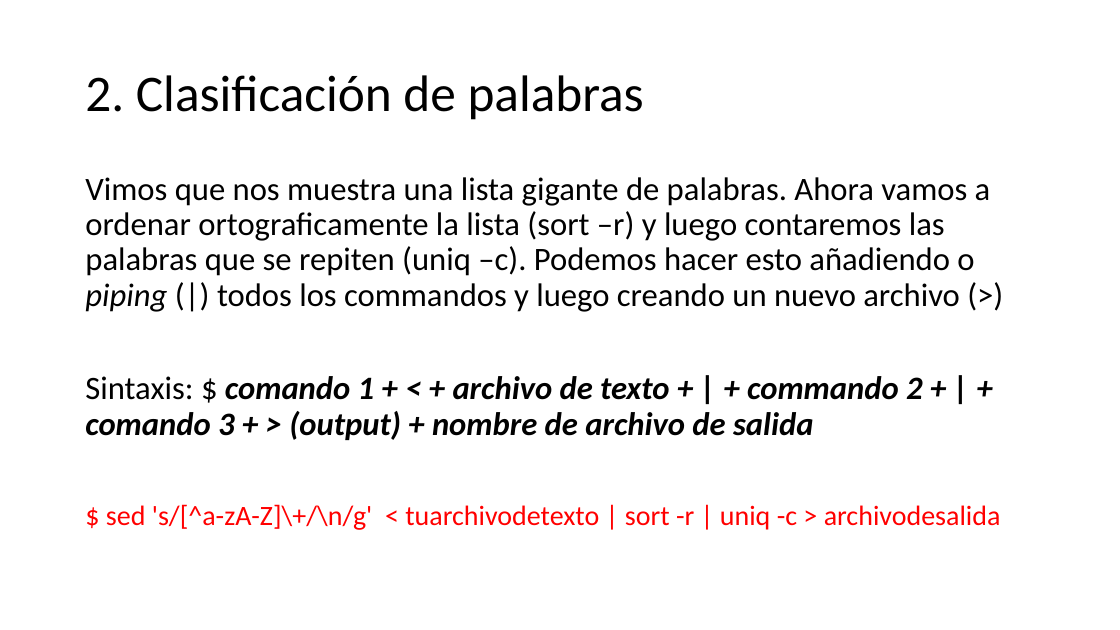
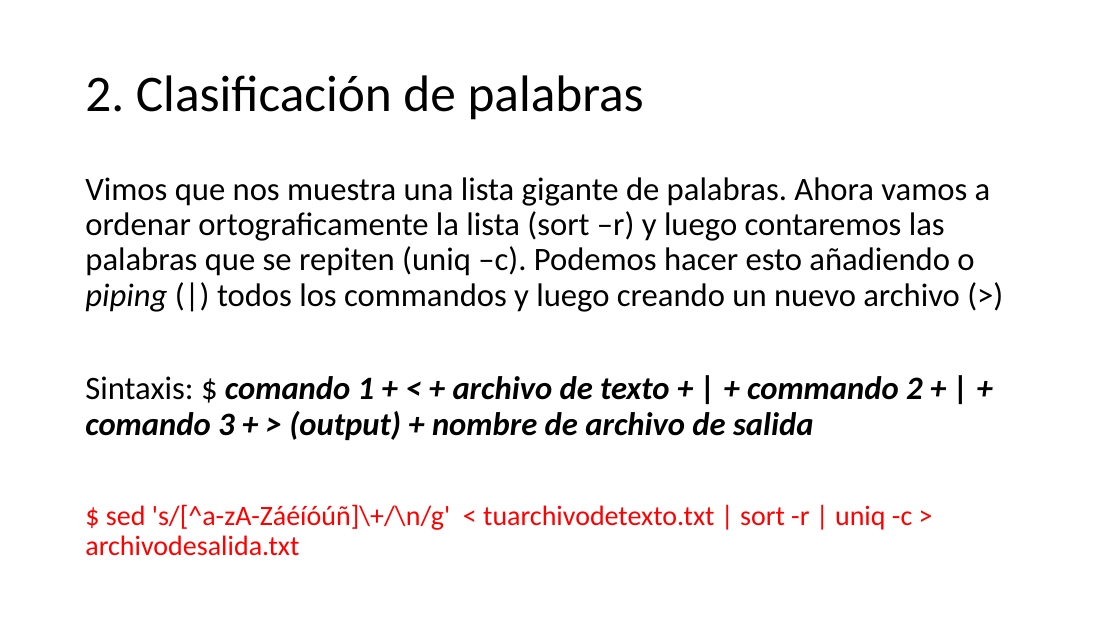
Before and after one commit to falconrr/NLP4SPanish2022, a slide deck: slide 21 of Week1/Classes/PrácticaCommandLineSimple.pptx. Drawn at 1120x630 pixels with LibreOffice and Linux fonts; fonts in the diff are those of the drawing. Boxes give left, top, right and bottom in pixels: in the first picture for what was removed or moved away, otherwise in the second. Text is boxed around its words. In the diff, an @@ line names an element or a change of style, - is before the commit and + after.

```diff
--- a/Week1/Classes/PrácticaCommandLineSimple.pptx
+++ b/Week1/Classes/PrácticaCommandLineSimple.pptx
@@ text at bbox=[85, 504, 912, 556]: text changed @@
-$ sed 's/[^a-zA-Z]\+/\n/g' < tuarchivodetexto | sort -r | uniq -c > archivodesalida
+$ sed 's/[^a-zA-Záéíóúñ]\+/\n/g' < tuarchivodetexto.txt | sort -r | uniq -c > archivodesalida.txt
```
Also in this commit, not shown: 2 other slides changed.
